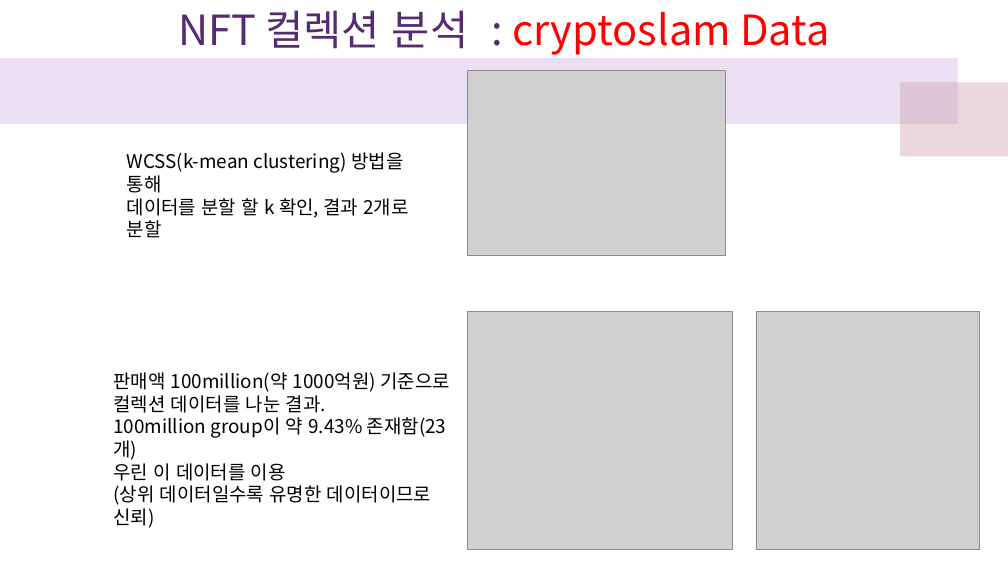
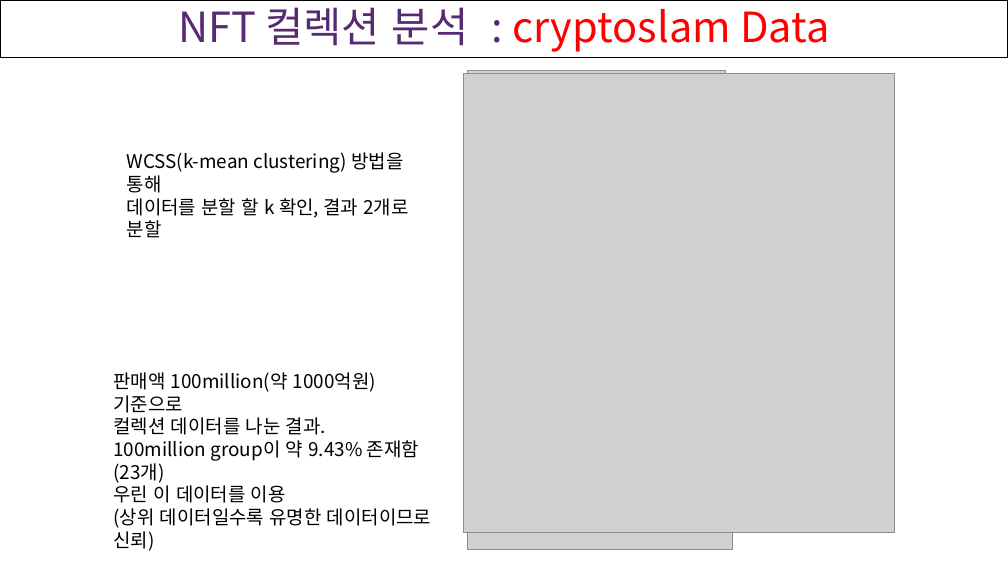
Before and after one commit to cgw03Lau/DAP__, a slide deck: slide 8 of DAP_Project/데분프 발표.pptx (slide 9 before the commit). Drawn at 1008x567 pixels with LibreOffice and Linux fonts; fonts in the diff are those of the drawing; grey boxes stand for pictures. Boxes give left, top, right and bottom in pixels: in the first picture for what was removed or moved away, otherwise in the second. Text is boxed around its words. In the diff, an @@ line names an element or a change of style, - is before the commit and + after.

```diff
--- a/DAP_Project/데분프 발표.pptx
+++ b/DAP_Project/데분프 발표.pptx
@@ rectangle "NFT 컬렉션 분석 : cryptoslam ..." at box(0, 0, 1008, 57): line spacing 1 to 0.9; outline #FFFFFF 0.75 pt to #000000 0.75 pt @@
@@ rectangle removed at box(0, 0, 268, 45) @@
@@ rectangle removed at box(197, 0, 411, 45) @@
@@ rectangle removed at box(0, 33, 958, 124) @@
@@ picture: place and size @@
-picture at box(756, 312, 980, 550)
+picture at box(464, 73, 895, 533)
@@ rectangle removed at box(901, 82, 1008, 157) @@
@@ text "판매액 100million(약 1000억원) 기준으로" rewrapped from box(113, 372, 450, 505) to box(113, 372, 431, 551) @@
```
Also in this commit, not shown: 13 other slides changed, 1 slide added, 1 slide removed.
